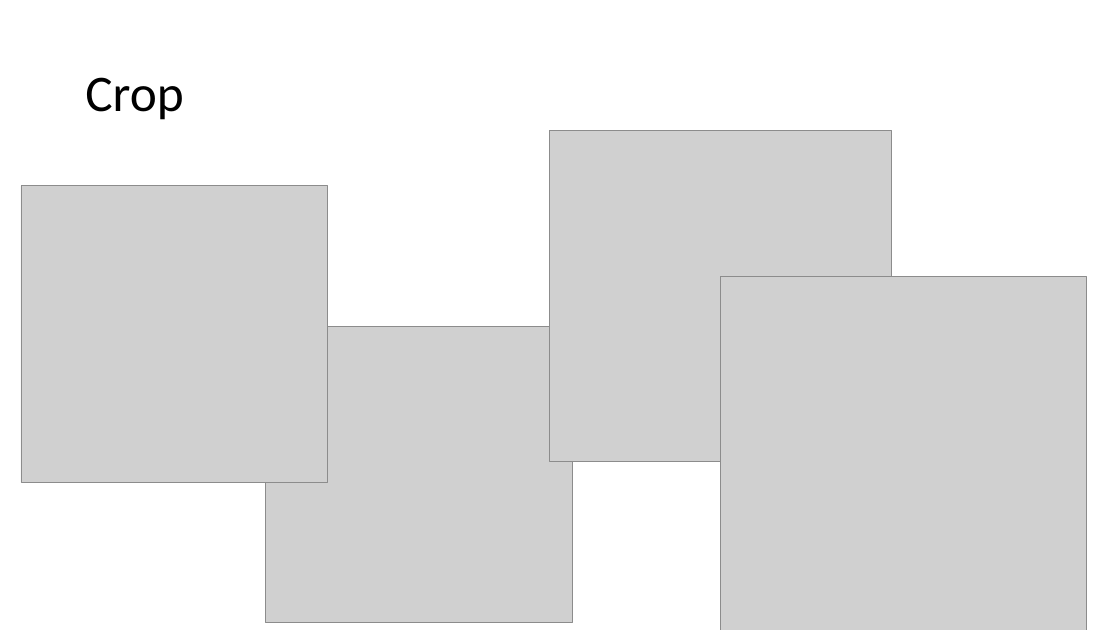
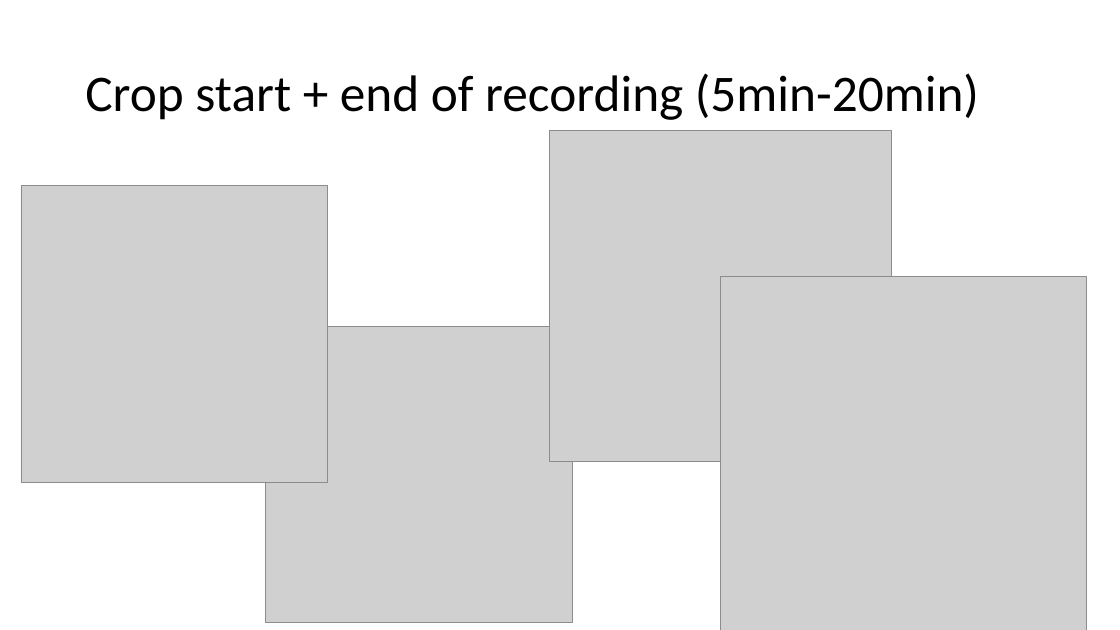
Before and after one commit to JeroenBuil/deegtal_coding_task, a slide deck: slide 7 of reports/dEEGtal interview presentation - Jeroen Buil.pptx. Drawn at 1120x630 pixels with LibreOffice and Linux fonts; fonts in the diff are those of the drawing; grey boxes stand for pictures. Boxes give left, top, right and bottom in pixels: in the first picture for what was removed or moved away, otherwise in the second. Text is boxed around its words. In the diff, an @@ line names an element or a change of style, - is before the commit and + after.

```diff
--- a/reports/dEEGtal interview presentation - Jeroen Buil.pptx
+++ b/reports/dEEGtal interview presentation - Jeroen Buil.pptx
@@ title at (x1=85, y1=73, x2=979, y2=120): text changed @@
-Crop
+Crop start + end of recording (5min-20min)
```
Also in this commit, not shown: 1 other slide changed, 1 other file.
